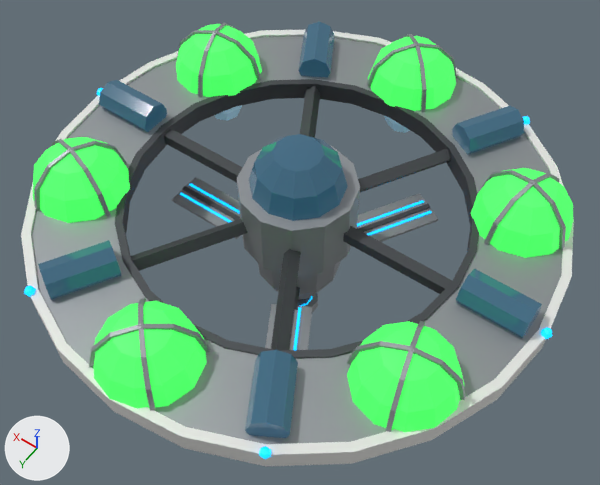
Renders of the glTF model godot/assets/stations/farm.glb from each side of a commit.
Before and after are seen from a 50 mm lens placed at (-1.16, 1.612, 2.484), pointed at (-0.021, 0.018, -0.021). The lights are fixed; the arrows at lower left show +X, +Y and +Z. The picture after the commit comes second. Vertices at exactly the same position are counted once.

The first picture shows 'farm'.
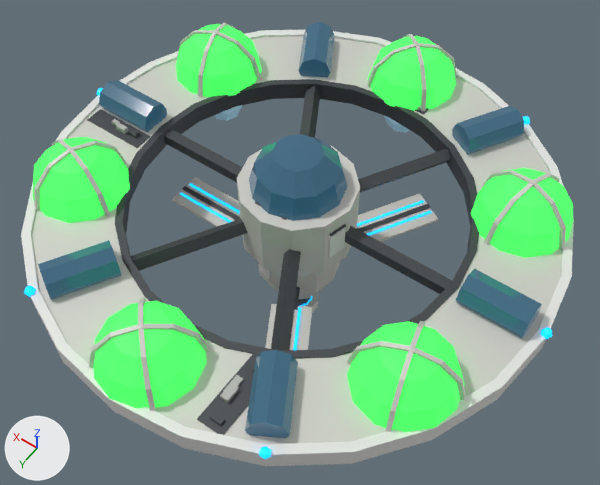
Location of each change, (x1, y1, x2, y2) in pixels of the pictures (600 x 485 px):
```json
{"part": 1, "of": "me_farm", "change": "added", "after": [87, 109, 150, 148]}
{"part": 2, "of": "me_farm", "change": "added", "after": [128, 130, 137, 138]}
{"part": 3, "of": "me_farm", "change": "added", "after": [197, 354, 258, 435]}
{"part": 4, "of": "me_farm", "change": "added", "after": [209, 412, 225, 426]}
{"part": 5, "of": "me_farm", "change": "added", "after": [116, 123, 128, 134]}
{"part": 6, "of": "me_farm", "change": "added", "after": [220, 382, 239, 403]}
{"part": 7, "of": "me_farm", "change": "added", "after": [223, 375, 243, 392]}
{"part": 8, "of": "me_farm", "change": "added", "after": [259, 264, 270, 279], "on screen": "mostly hidden"}
{"part": 9, "of": "me_farm", "change": "added", "after": [328, 224, 346, 258]}
{"part": 10, "of": "me_farm", "change": "recoloured", "before": [31, 22, 566, 444], "after": [31, 22, 566, 444], "on screen": "grey to light grey"}
```

Edits to the scene script, one JSON object a line:
```json
{"op": "add", "block": "mat_shippanel", "code": ["mat_shippanel = principled_material('ShipPanel')", "mat_shippanel.base_color = (0.46, 0.46, 0.44)  # grey #b5b5b1", "mat_shippanel.metallic = 0.2", "mat_shippanel.roughness = 0.58"]}
{"op": "add", "block": "mat_shiphull", "code": ["mat_shiphull = principled_material('ShipHull')", "mat_shiphull.base_color = (0.64, 0.63, 0.59)  # light grey #d1d0ca", "mat_shiphull.metallic = 0.15", "mat_shiphull.roughness = 0.58"]}
{"block": "me_farm", "where": "# used by ob_farm; location = (0.0, 0.0, 0.0)"}
{"op": "remove", "block": "me_farm", "code": "me_farm.from_pydata(...)  # 1584 vertices, 2866 faces; spans x -1.0..1.0, y -0.99..0.99, z -0.46..0.46"}
{"op": "add", "block": "me_farm", "code": "me_farm.from_pydata(...)  # 1880 vertices, 3310 faces; spans x -1.0..1.0, y -0.99..0.99, z -0.46..0.46"}
{"block": "me_farm", "change": "me_farm part 1: a new loose piece, a box spanning x 0.6582..0.9223, y 0.0664..0.1417, z 0.1875..0.193, in mat_hulldark (dark grey #4d5055)"}
{"block": "me_farm", "change": "me_farm part 2: a new loose piece, a box spanning x 0.696..0.732, y 0.091..0.108, z 0.194..0.206, in mat_hulldark (dark grey #4d5055)"}
{"block": "me_farm", "change": "me_farm part 3: a new loose piece, a box spanning x -0.3529..-0.2571, y 0.5928..0.88, z 0.1875..0.193, in mat_hulldark (dark grey #4d5055)"}
{"block": "me_farm", "change": "me_farm part 4: a new loose piece, a box spanning x -0.3298..-0.2866, y 0.8344..0.8562, z 0.1936..0.2024, in mat_hulldark (dark grey #4d5055)"}
{"block": "me_farm", "change": "me_farm part 5: a new loose piece, a box spanning x 0.745..0.79, y 0.095..0.115, z 0.194..0.213, in mat_shippanel (grey #b5b5b1)"}
{"block": "me_farm", "change": "me_farm part 6: a new loose piece, a box spanning x -0.3..-0.271, y 0.729..0.785, z 0.194..0.209, in mat_shippanel (grey #b5b5b1)"}
{"block": "me_farm", "change": "me_farm part 7: a new loose piece, a box spanning x -0.29..-0.2651, y 0.6956..0.7644, z 0.1936..0.2018, in mat_shippanel (grey #b5b5b1)"}
{"block": "me_farm", "change": "me_farm part 8: 48 vertices added at x -0.09..0.14, y -0.22..0.17, z -0.12..0.23"}
{"block": "me_farm", "change": "me_farm part 9: 16 vertices added at x -0.22..-0.2, y 0.02..0.09, z 0.1..0.23"}
{"block": "me_farm", "change": "me_farm part 10: 988 faces spanning x -0.97..0.97, y -0.97..0.97, z -0.46..0.38 switch from mat_hull (grey #9ba0a4) to mat_shiphull (light grey #d1d0ca)"}
{"block": "me_farm", "change": "other edits to the shape of me_farm do not show in these pictures"}
{"op": "add", "block": "me_farm", "code": "me_farm.materials.append(mat_shippanel)  # grey #b5b5b1"}
```
